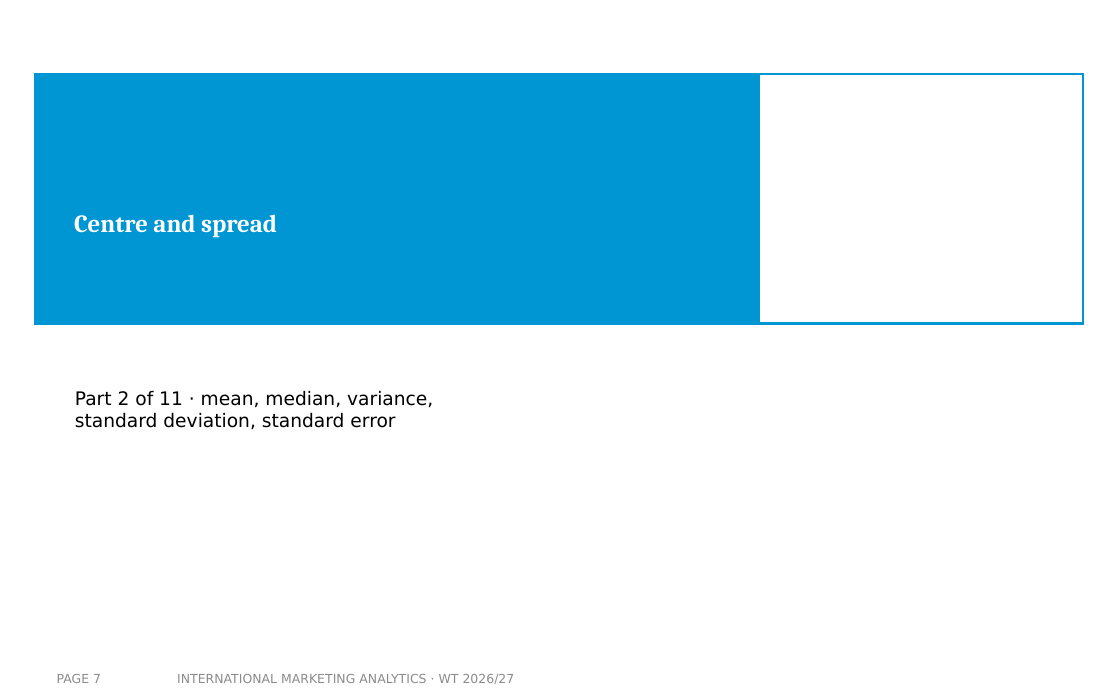
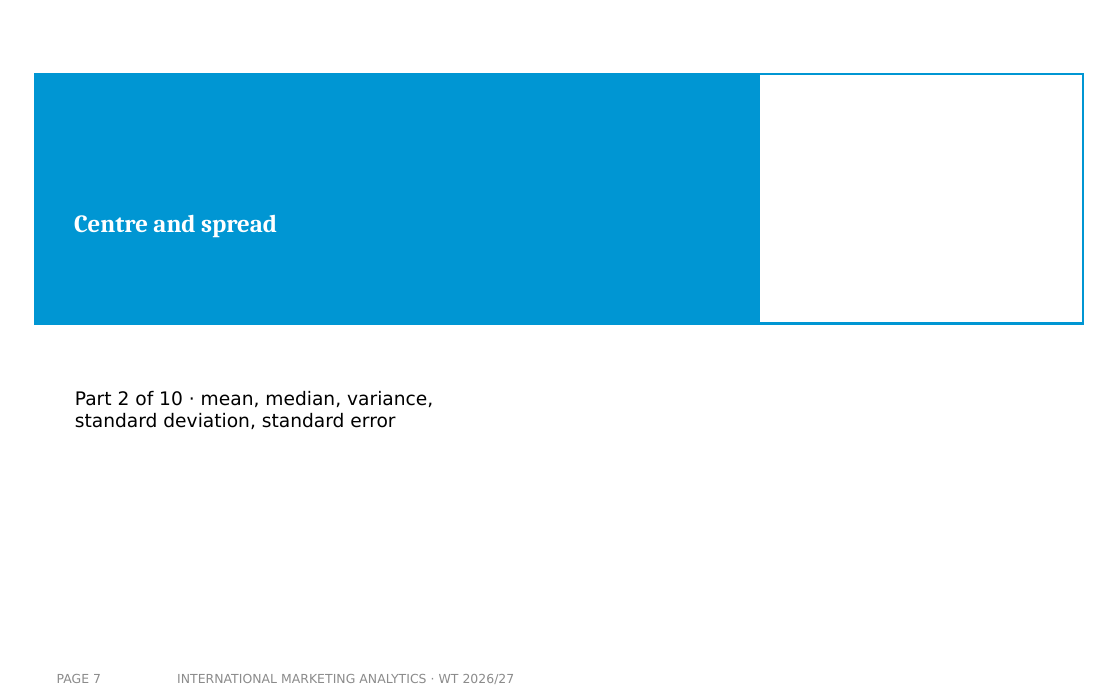
Before and after one commit to arnefloh-wu/international-marketing-analytics-teaching, a slide deck: slide 7 of slides/01b_statistics-and-regression_WT26-27.pptx. Drawn at 1120x700 pixels with LibreOffice and Linux fonts; fonts in the diff are those of the drawing; background and template pictures are left out. Boxes give left, top, right and bottom in pixels: in the first picture for what was removed or moved away, otherwise in the second. Text is boxed around its words. In the diff, an @@ line names an element or a change of style, - is before the commit and + after.

```diff
--- a/slides/01b_statistics-and-regression_WT26-27.pptx
+++ b/slides/01b_statistics-and-regression_WT26-27.pptx
@@ text at <box>75,390,433,429</box>: text changed @@
-Part 2 of 11 · mean, median, variance, standard deviation, standard error
+Part 2 of 10 · mean, median, variance, standard deviation, standard error
```
Also in this commit, not shown: 15 other slides changed, 2 slides added, 3 slides removed, 5 other files.
